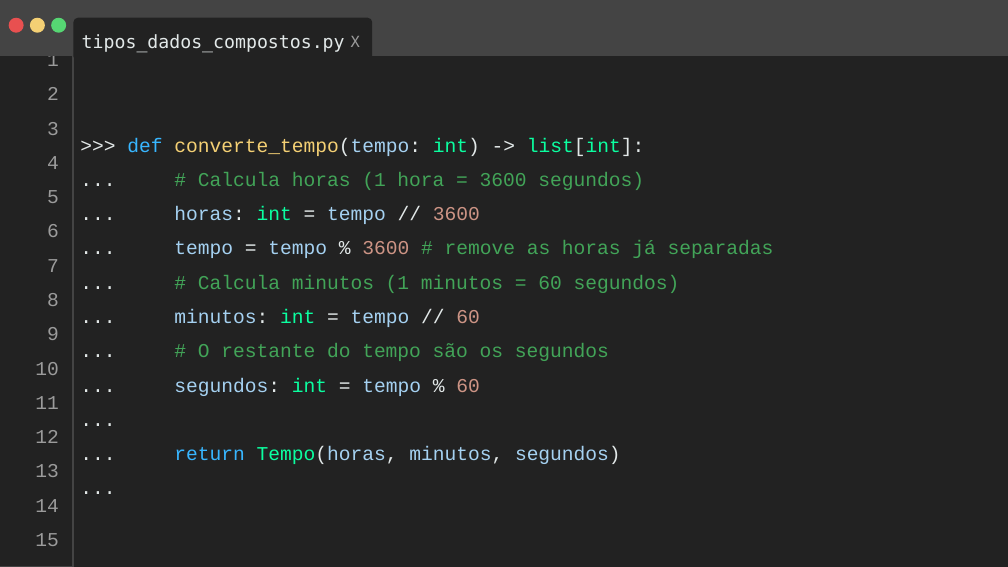
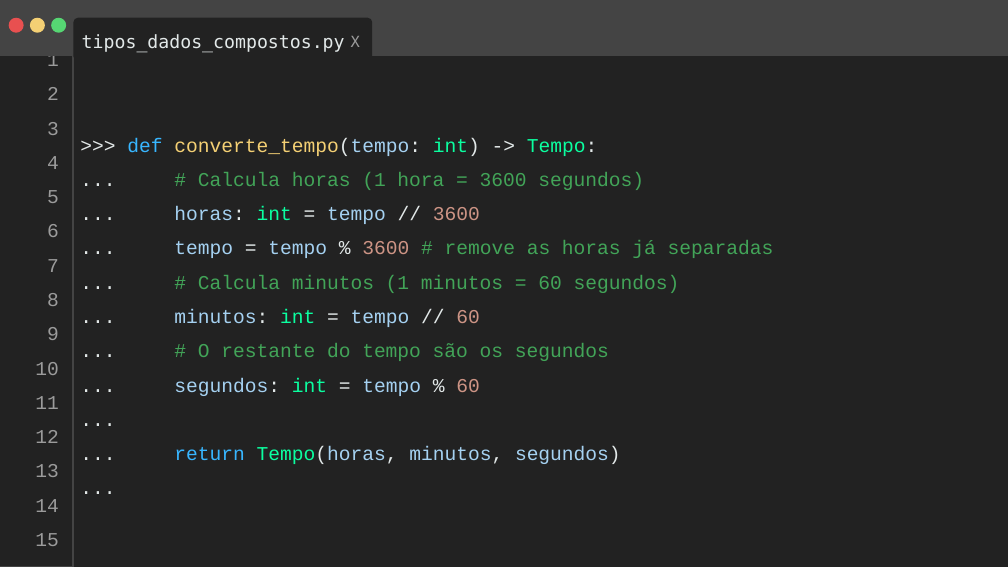
Before and after one commit to GuiLorpes/minicurso_iniciacao_programacao_python, a slide deck: slide 19 of slides/dia4/Slides Capacitação Python Dia 4.pptx. Drawn at 1008x567 pixels with LibreOffice and Linux fonts; fonts in the diff are those of the drawing. Boxes give left, top, right and bottom in pixels: in the first picture for what was removed or moved away, otherwise in the second. Text is boxed around its words. In the diff, an @@ line names an element or a change of style, - is before the commit and + after.

```diff
--- a/slides/dia4/Slides Capacitação Python Dia 4.pptx
+++ b/slides/dia4/Slides Capacitação Python Dia 4.pptx
@@ text at [127, 138, 597, 156]: text changed @@
->>> def converte_tempo(tempo: int) -> list[int]:
+>>> def converte_tempo(tempo: int) -> Tempo:
```
Also in this commit, not shown: 1 other file.
